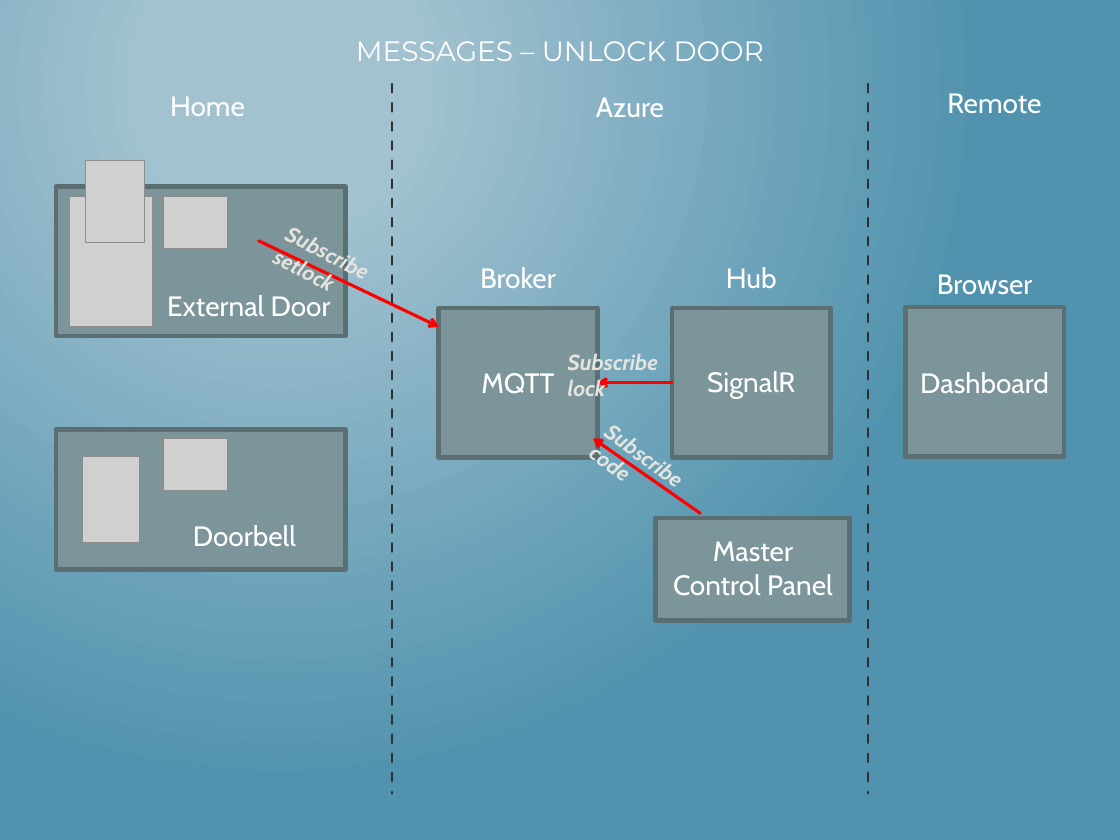
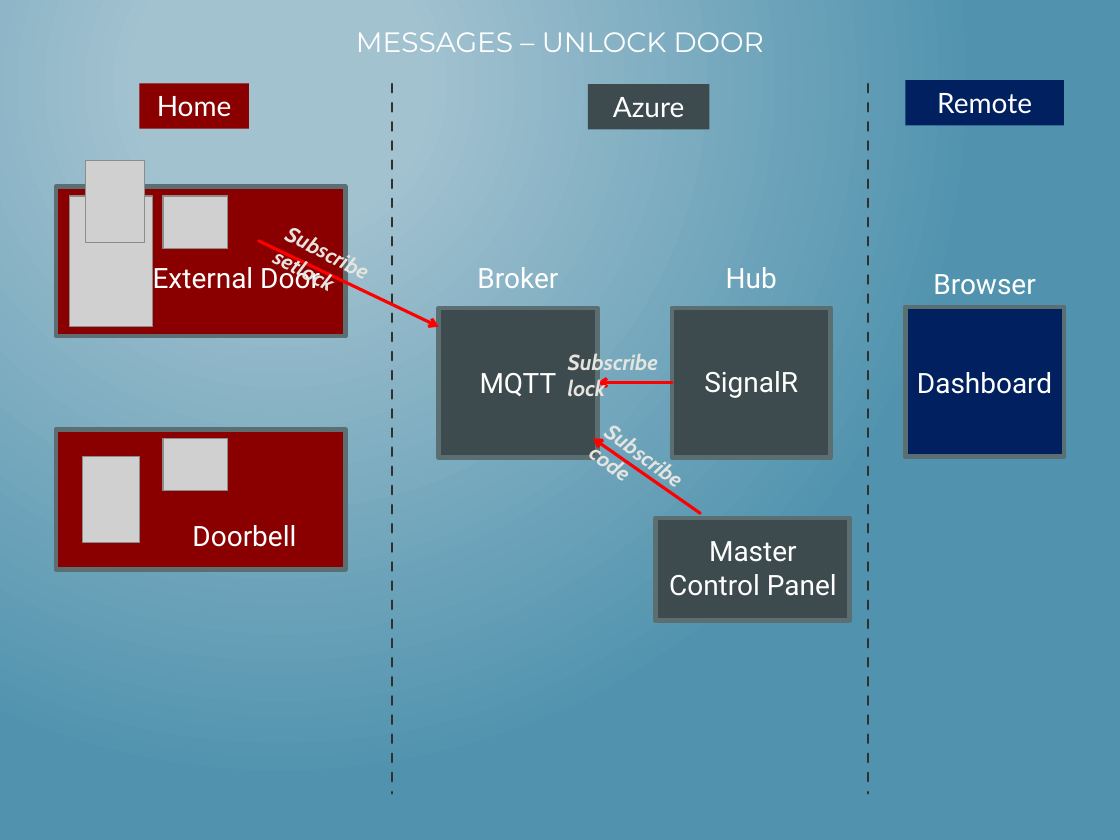
Before and after one commit to mlinnen/CloudHomeSecurity, a slide deck: slide 16 of docs/HacknightPowerPoint.pptx (slide 15 before the commit). Drawn at 1120x840 pixels with LibreOffice and Linux fonts; fonts in the diff are those of the drawing; grey boxes stand for pictures. Boxes give left, top, right and bottom in pixels: in the first picture for what was removed or moved away, otherwise in the second. Text is boxed around its words. In the diff, an @@ line names an element or a change of style, - is before the commit and + after.

```diff
--- a/docs/HacknightPowerPoint.pptx
+++ b/docs/HacknightPowerPoint.pptx
@@ text "MESSAGES – UNLOCK DOOR": place and size @@
-text "MESSAGES – UNLOCK DOOR" at (356, 41, 764, 61)
+text "MESSAGES – UNLOCK DOOR" at (356, 32, 764, 52)
@@ rectangle "Home": place and size @@
-rectangle "Home" at (170, 96, 245, 116)
+rectangle "Home" at (139, 84, 249, 129)
@@ rectangle "Home" at (139, 84, 249, 129): font Cabin to Lato; fill none to #8A0000 @@
@@ rectangle added at (588, 84, 709, 129), fill #3D4B4E, 18 pt, text #FFFFFF @@
+Azure
@@ rectangle added at (905, 81, 1064, 125), fill #002060, 18 pt, text #FFFFFF @@
+Remote
@@ rectangle at (56, 187, 345, 336): fill #7C959A to #8A0000 @@
@@ font Cabin to Roboto in 9 elements at (192, 525, 296, 547), (477, 267, 558, 288), (726, 267, 777, 288), (933, 274, 1035, 295), (480, 373, 557, 396), (704, 371, 798, 398), (917, 372, 1052, 394), (669, 541, 837, 596), (153, 262, 320, 289) @@
@@ text "External Door": place and size @@
-text "External Door" at (167, 295, 331, 316)
+text "External Door" at (153, 262, 320, 289)
@@ rectangle at (905, 307, 1064, 456): fill #7C959A to #002060 @@
@@ rectangle at (56, 429, 345, 569): fill #7C959A to #8A0000 @@
@@ fill #7C959A to #3D4B4E in 3 elements at (439, 308, 598, 457), (672, 308, 831, 457), (655, 517, 849, 620) @@
```
Also in this commit, not shown: 30 other slides changed, 3 slides added.
